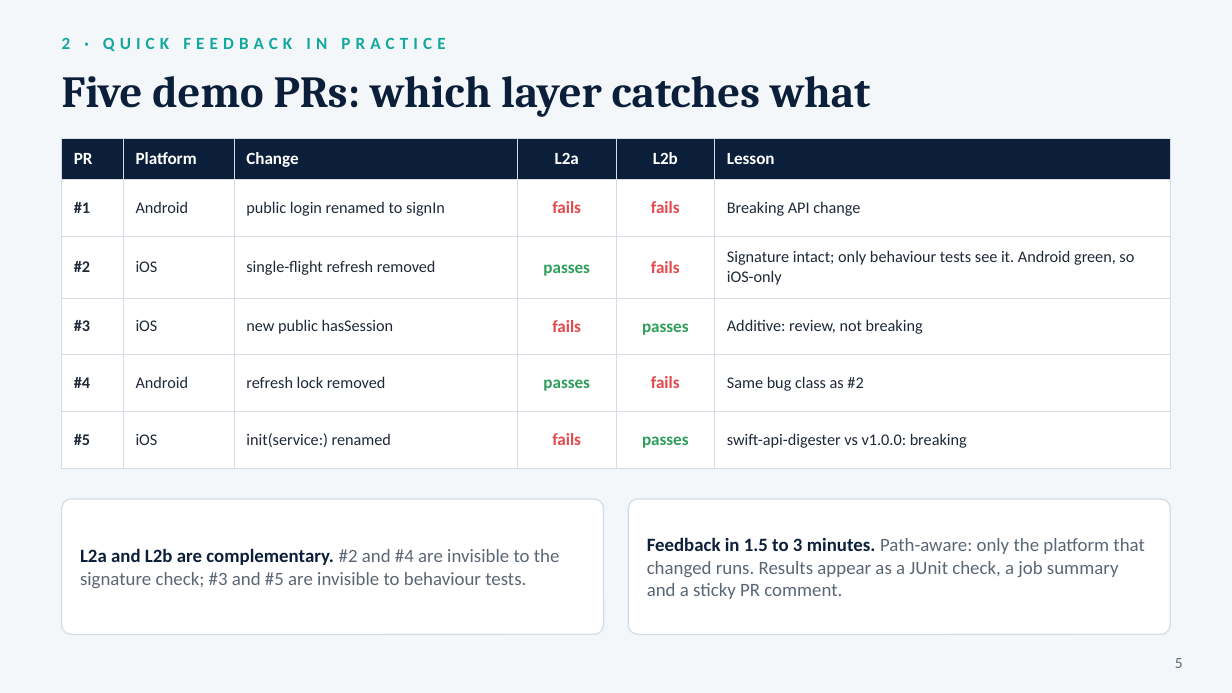
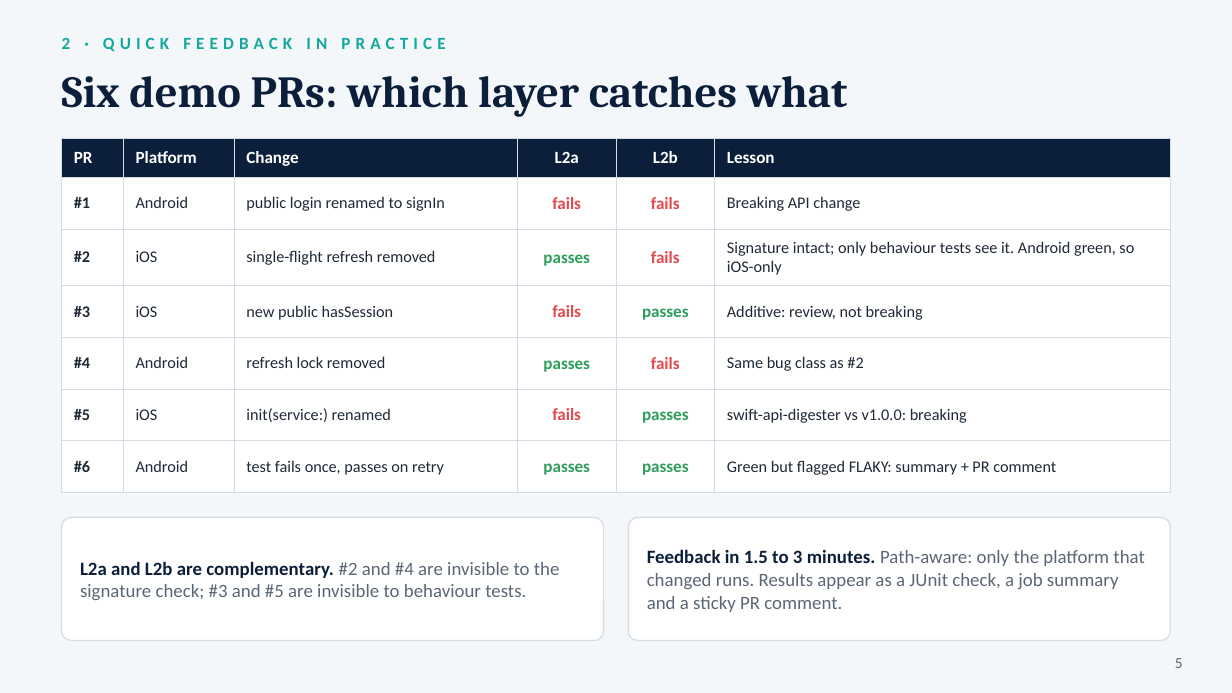
Before and after one commit to ricardorlg/sdk-qa-assignment, a slide deck: slide 5 of deliverables/SDK_QA_Strategy.pptx. Drawn at 1232x693 pixels with LibreOffice and Linux fonts; fonts in the diff are those of the drawing. Boxes give left, top, right and bottom in pixels: in the first picture for what was removed or moved away, otherwise in the second. Text is boxed around its words. In the diff, an @@ line names an element or a change of style, - is before the commit and + after.

```diff
--- a/deliverables/SDK_QA_Strategy.pptx
+++ b/deliverables/SDK_QA_Strategy.pptx
@@ text at (62,76,848,117): text changed @@
-Five demo PRs: which layer catches what
+Six demo PRs: which layer catches what
@@ table at (62,138,1170,479) @@
+row 7: #6 | Android | test fails once, passes on retry | passes | passes | Green but flagged FLAKY: summary + PR comment
@@ rounded rectangle: place and size @@
-rounded rectangle at (62,499,604,634)
+rounded rectangle at (62,517,604,641)
@@ rounded rectangle at (62,517,604,641): proportions changed @@
@@ text "L2a and L2b are complementary. ...": place and size @@
-text "L2a and L2b are complementary. ..." at (80,548,560,588)
+text "L2a and L2b are complementary. ..." at (80,561,560,600)
@@ rounded rectangle at (628,517,1170,641): proportions changed @@
@@ rounded rectangle: place and size @@
-rounded rectangle at (628,499,1170,634)
+rounded rectangle at (628,517,1170,641)
@@ text "Feedback in 1.5 to 3 ...": place and size @@
-text "Feedback in 1.5 to 3 ..." at (647,537,1144,599)
+text "Feedback in 1.5 to 3 ..." at (647,549,1144,612)
```
Also in this commit, not shown: 1 other slide changed, 5 other files.
